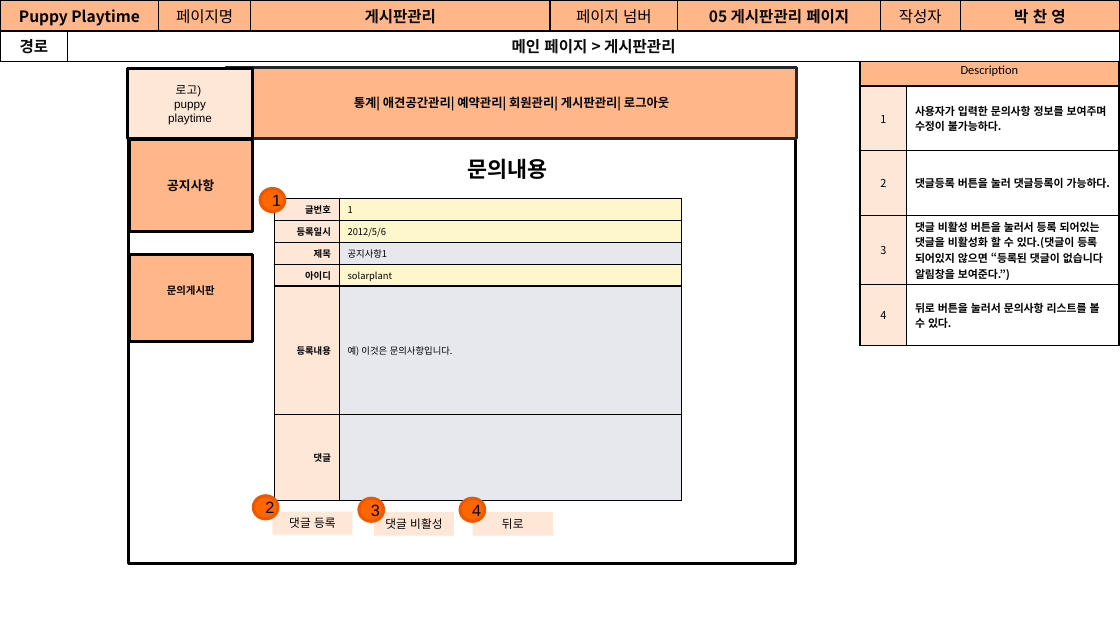
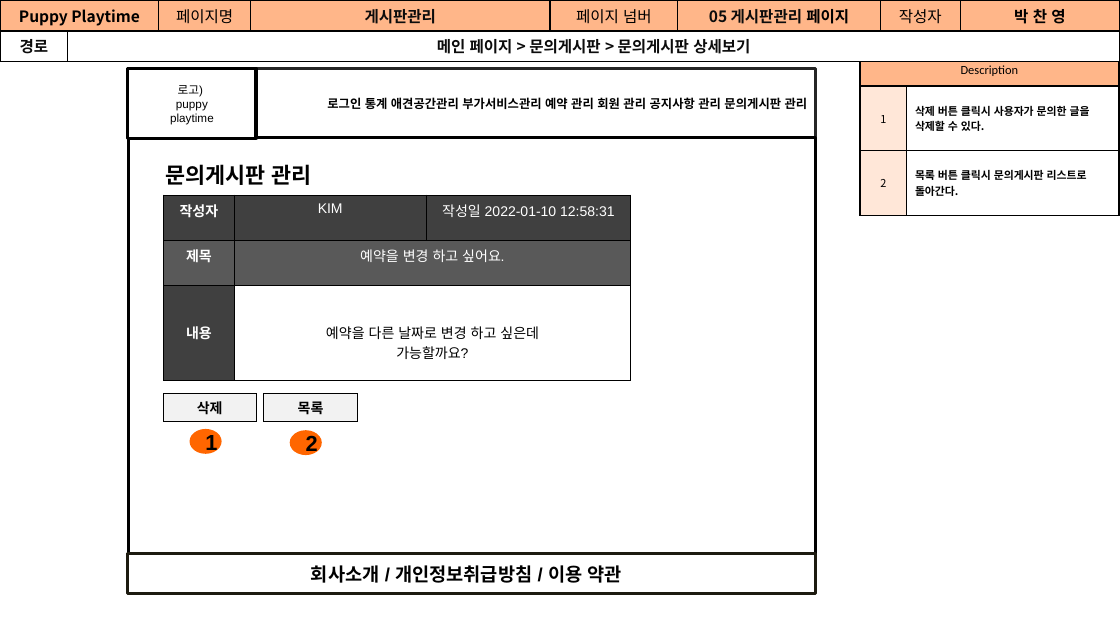
Before and after one commit to Jogging-Kim-Chaebak/PuppyPlaytime, a slide deck: slide 31 of 프로젝트 산출물/9. 스토리보드/Puppy Playtime 관리자 스토리보드.pptx. Drawn at 1120x631 pixels with LibreOffice and Linux fonts; fonts in the diff are those of the drawing. Boxes give left, top, right and bottom in pixels: in the first picture for what was removed or moved away, otherwise in the second. Text is boxed around its words. In the diff, an @@ line names an element or a change of style, - is before the commit and + after.

Commit message:
2022-01-11 문서 수정

```diff
--- a/프로젝트 산출물/9. 스토리보드/Puppy Playtime 관리자 스토리보드.pptx
+++ b/프로젝트 산출물/9. 스토리보드/Puppy Playtime 관리자 스토리보드.pptx
@@ table at box(0, 0, 1119, 58) @@
-row 2, column 2: 메인 페이지 > 게시판관리
+row 2, column 2: 메인 페이지 > 문의게시판 > 문의게시판 상세보기
@@ table at box(860, 54, 1120, 215) @@
-row 2: 1 | 사용자가 입력한 문의사항 정보를 보여주며 수정이 불가능하다.
-row 3: 2 | 댓글등록 버튼을 눌러 댓글등록이 가능하다.
-row 4: 3 | 댓글 비활성 버튼을 눌러서 등록 되어있는 댓글을 비활성화 할 수 있다.(댓글이 등록 되어있지 않으면 “등록된 댓글이 없습니다 알림창을 보여준다.”)
-row 5: 4 | 뒤로 버튼을 눌러서 문의사항 리스트를 볼 수 있다.
+row 2: 1 | 삭제 버튼 클릭시 사용자가 문의한 글을 삭제할 수 있다.
+row 3: 2 | 목록 버튼 클릭시 문의게시판 리스트로 돌아간다.
@@ rectangle "로고)": place and size @@
-rectangle "로고)" at box(128, 68, 252, 138)
+rectangle "로고)" at box(128, 68, 256, 138)
@@ rectangle "로고)" at box(128, 68, 256, 138): fill #FFE7D8 to #FFFFFF @@
@@ rectangle "로그인 통계 애견공간관리 부가서비스관리 예약 ...": place and size @@
-rectangle "로그인 통계 애견공간관리 부가서비스관리 예약 ..." at box(226, 67, 797, 138)
+rectangle "로그인 통계 애견공간관리 부가서비스관리 예약 ..." at box(243, 68, 816, 139)
@@ rectangle "로그인 통계 애견공간관리 부가서비스관리 예약 ..." at box(243, 68, 816, 139): fill #FFB689 to #FFFFFF @@
@@ text in rectangle at box(327, 97, 808, 109): text changed @@
-통계| 애견공간관리| 예약관리| 회원관리| 게시판관리| 로그아웃
+로그인 통계 애견공간관리 부가서비스관리 예약 관리 회원 관리 공지사항 관리 문의게시판 관리
@@ rectangle: place and size @@
-rectangle at box(129, 138, 796, 563)
+rectangle at box(129, 138, 816, 563)
@@ text at box(165, 164, 312, 185): text changed @@
-문의내용
+문의게시판 관리
@@ table added at box(164, 195, 631, 380), 3 rows, 3 columns @@
+작성자 | KIM | 작성일 2022-01-10 12:58:31
+제목 | 예약을 변경 하고 싶어요. | 
+내용 | 예약을 다른 날짜로 변경 하고 싶은데 / 가능할까요? | 
@@ rectangle added at box(164, 393, 256, 421), fill #F2F2F2, outline #000000 0.75 pt, 9 pt, text #000000, bold @@
+삭제
@@ rectangle added at box(264, 393, 357, 421), fill #F2F2F2, outline #000000 0.75 pt, 9 pt, text #000000, bold @@
+목록
@@ ellipse "1" at box(189, 429, 222, 454): size 10.5 to 14 pt, bold on; outline #EB5800 2 pt to none @@
@@ ellipse "1": place and size @@
-ellipse "1" at box(260, 188, 284, 212)
+ellipse "1" at box(189, 429, 222, 454)
@@ ellipse "2": place and size @@
-ellipse "2" at box(253, 495, 278, 519)
+ellipse "2" at box(290, 430, 323, 455)
@@ ellipse "2" at box(290, 430, 323, 455): size 10.5 to 14 pt, bold on; outline #EB5800 2 pt to none @@
@@ group removed at box(129, 140, 682, 535): 5 rectangles, 2 ellipses, 1 table @@
-문의게시판
-공지사항
-글번호 | 1
-등록일시 | 2012/5/6
-제목 | 공지사항1
-아이디 | solarplant
-등록내용 | 예) 이것은 문의사항입니다.
-댓글 | 
-댓글 등록
-댓글 비활성
-뒤로
-3
-4
@@ rectangle added at box(128, 553, 816, 594), fill #FFFFFF, outline #1D1B10 2 pt, 12 pt, text #000000, bold @@
+회사소개 / 개인정보취급방침 / 이용 약관
```
Also in this commit, not shown: 22 other slides changed, 1 slide added, 2 slides removed, 12 other files.
